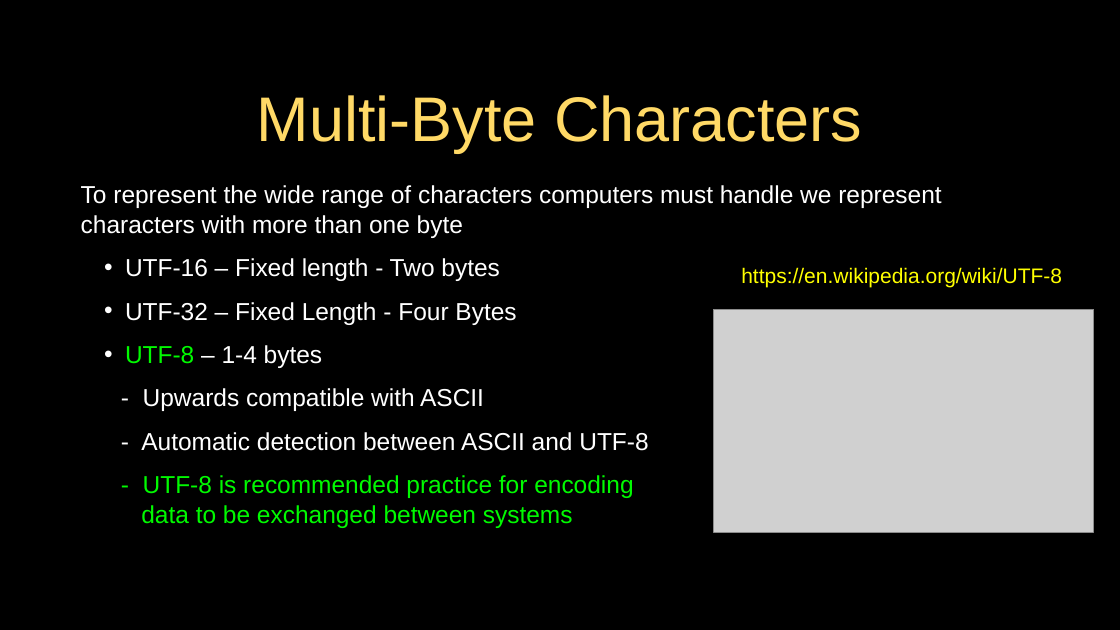
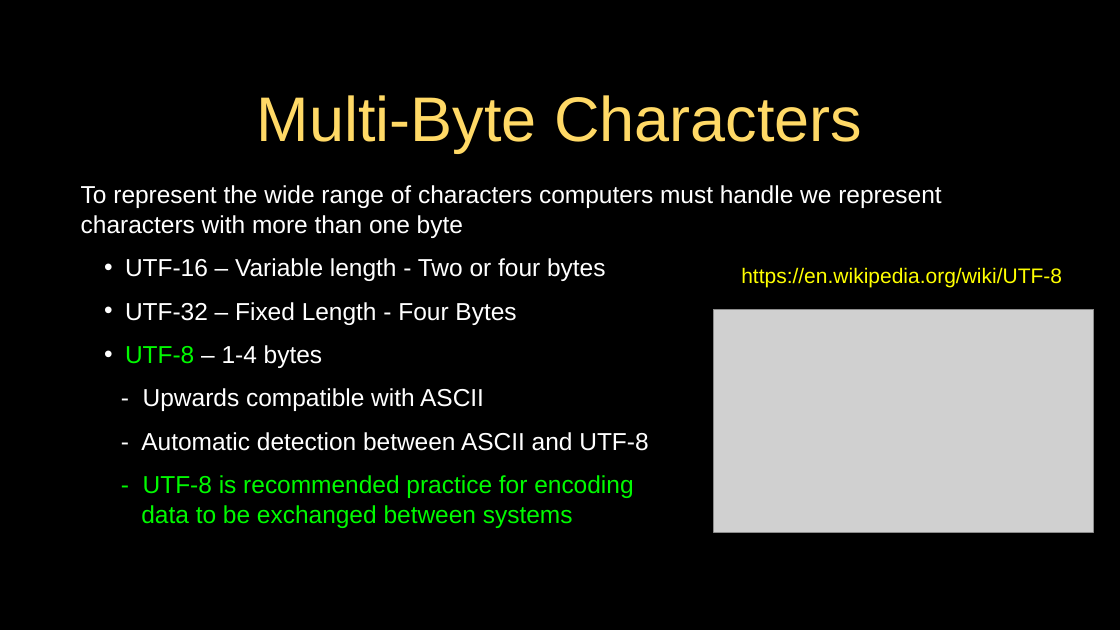
Before and after one commit to SOsintOps/py4e, a slide deck: slide 39 of lectures3/Pythonlearn-12-HTTP.pptx. Drawn at 1120x630 pixels with LibreOffice and Linux fonts; fonts in the diff are those of the drawing; grey boxes stand for pictures. Boxes give left, top, right and bottom in pixels: in the first picture for what was removed or moved away, otherwise in the second. Text is boxed around its words. In the diff, an @@ line names an element or a change of style, - is before the commit and + after.

Commit message:
Fix text and code errors in the chapter slides
Fixes 59 errors in the 16 chapter presentations (lectures3/Pythonlearn-NN-*.pptx):
typos, en dashes and curly quotes in code that Python rejects, Python 2 output
and messages (raw_input, <type 'list'>, range returning a list, u'' strings),
output that the code does not print, def __init(self)__, a missing ssl context
in opengeo.py, HTTP requests without \r\n, and a few wrong technical statements.
Only the text runs that change are edited; colors and layout are kept.

```diff
--- a/lectures3/Pythonlearn-12-HTTP.pptx
+++ b/lectures3/Pythonlearn-12-HTTP.pptx
@@ text at [125,258,605,281]: text changed @@
-  • UTF-16 – Fixed length - Two bytes
+  • UTF-16 – Variable length - Two or four bytes
```
Also in this commit, not shown: 6 other slides changed, 15 other files.
